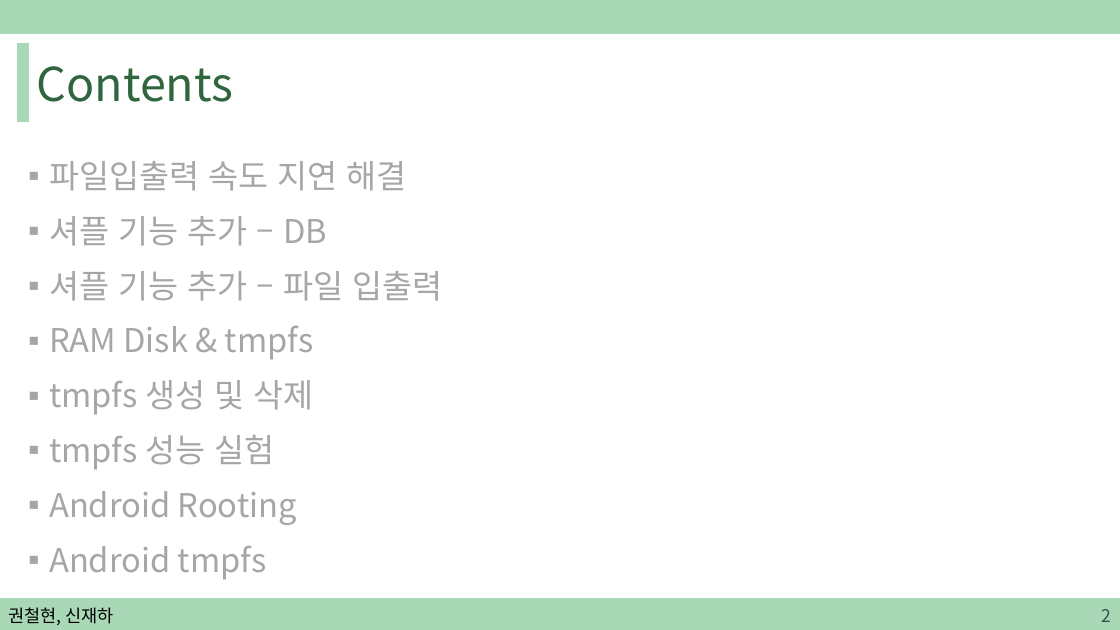
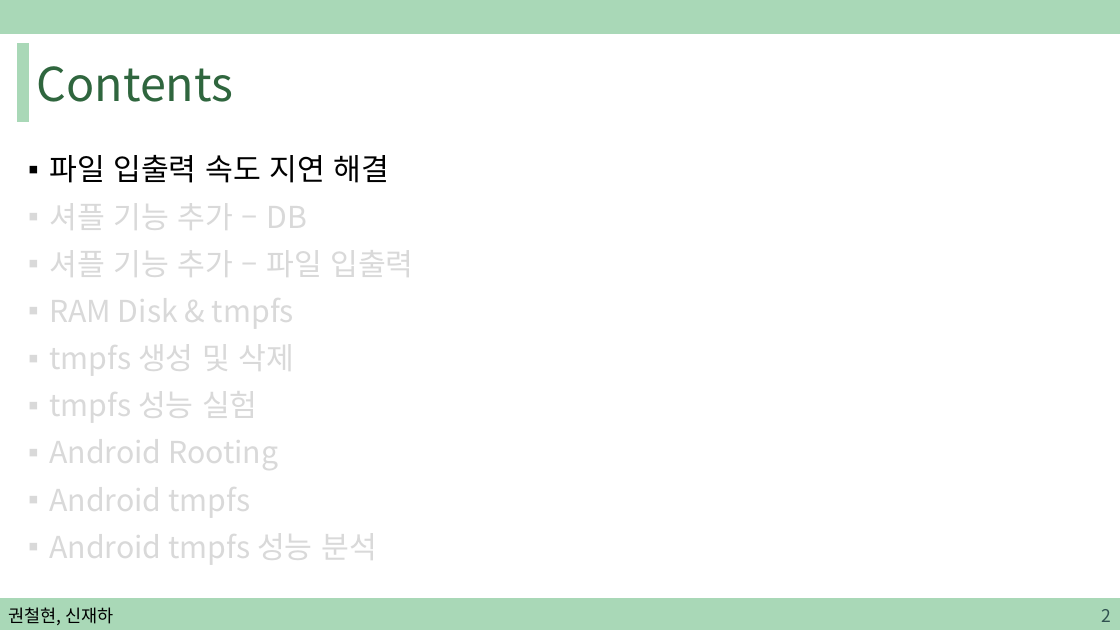
Before and after one commit to sjh4287/capston, a slide deck: slide 2 of 2022.02.18/권철현,신재하.pptx. Drawn at 1120x630 pixels with LibreOffice and Linux fonts; fonts in the diff are those of the drawing. Boxes give left, top, right and bottom in pixels: in the first picture for what was removed or moved away, otherwise in the second. Text is boxed around its words. In the diff, an @@ line names an element or a change of style, - is before the commit and + after.

```diff
--- a/2022.02.18/권철현,신재하.pptx
+++ b/2022.02.18/권철현,신재하.pptx
@@ text at <box>49,155,389,183</box>: text changed; size 28 to 25.9 pt; text colour #A6A6A6 to #000000 @@
-▪ 파일입출력 속도 지연 해결
+▪ 파일 입출력 속도 지연 해결
@@ text at <box>49,193,413,520</box>: size 28 to 25.9 pt, text colour #A6A6A6 to #D9D9D9 in "셔플 기능 추가 – DB", "셔플 기능 추가 – 파일 입출력", "RAM Disk & tmpfs", "tmpfs 생성 및 삭제" and 3 more places; line spacing 1.4 to 1.3 @@
@@ text at <box>49,523,377,567</box>: paragraph added @@
+▪ Android tmpfs 성능 분석
```
Also in this commit, not shown: 10 other slides changed, 5 slides added.
